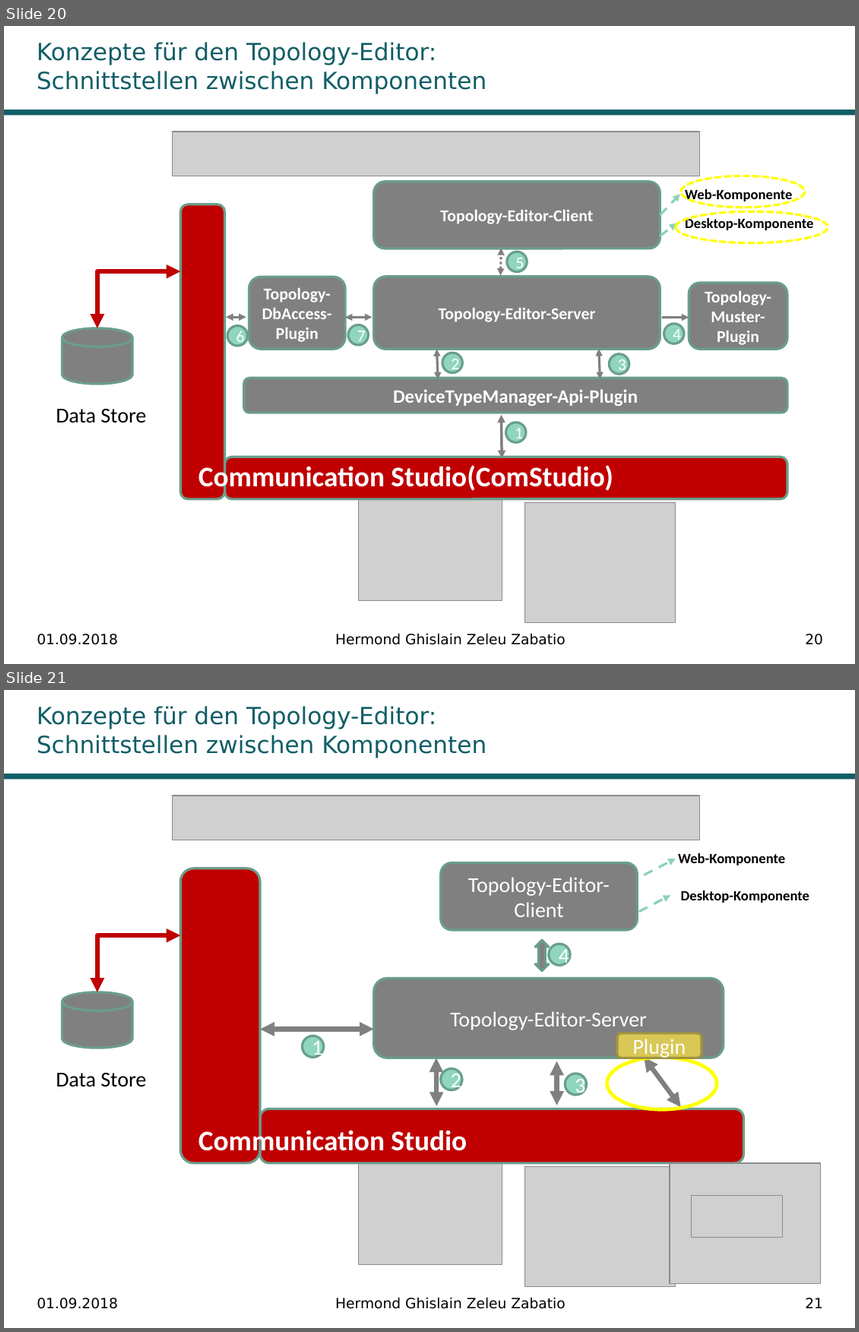
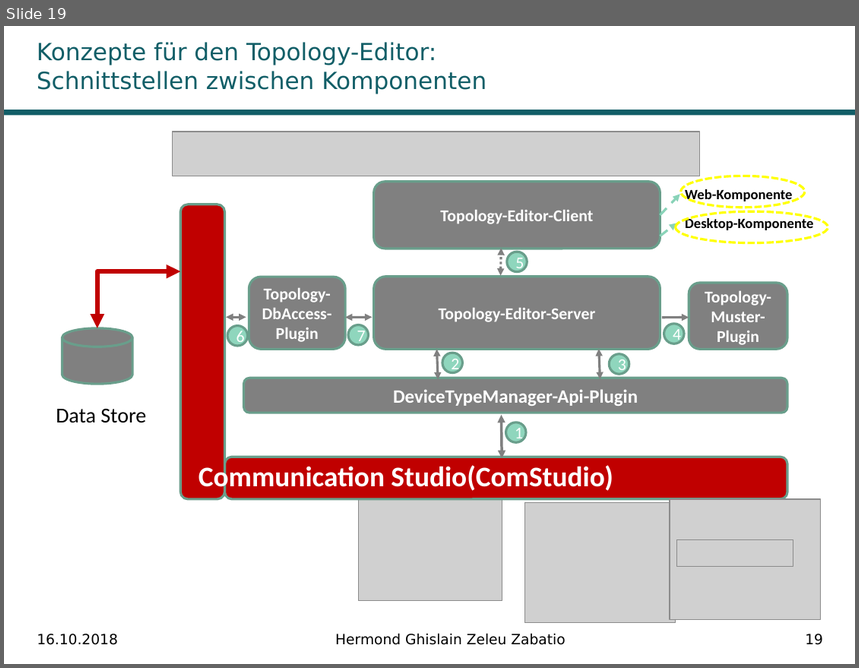
Before and after one commit to Ghislain1/zoe-fb-app, a slide deck: Master-Abschluss.pptx. Shown one above the other, each under a label of ours: slides 20 and 21 before the commit, slide 19 after it. The pictures are 859x1332 and 859x668 pixels, drawn with LibreOffice and Linux fonts; fonts in the diff are those of the drawing; grey boxes stand for pictures; background and template pictures are left out. Boxes give left, top, right and bottom in pixels: in the first picture for what was removed or moved away, otherwise in the second. Text is boxed around its words. In the diff, an @@ line names an element or a change of style, - is before the commit and + after.

```diff
--- a/Master-Abschluss.pptx
+++ b/Master-Abschluss.pptx
@@ slide 21 removed at (x1=4, y1=690, x2=855, y2=1328), background #FFFFFF; not listed: 1 template element that a slide beside it also shows @@
@@ title removed at (x1=37, y1=706, x2=487, y2=758) @@
-Konzepte für den Topology-Editor: Schnittstellen zwischen Komponenten
@@ picture removed at (x1=173, y1=796, x2=700, y2=840) @@
@@ rounded rectangle removed at (x1=180, y1=869, x2=260, y2=1163) @@
@@ rounded rectangle removed at (x1=441, y1=863, x2=637, y2=930) @@
-Topology-Editor-Client
@@ arrow removed from (644, 875) to (676, 859) @@
@@ text removed at (x1=678, y1=853, x2=785, y2=866) @@
-Web-Komponente
@@ text removed at (x1=681, y1=891, x2=810, y2=903) @@
-Desktop-Komponente
@@ arrow removed from (639, 911) to (671, 895) @@
@@ elbow double arrow removed from (97, 992) to (180, 936) @@
@@ up down arrow removed at (x1=535, y1=940, x2=549, y2=971) @@
@@ ellipse removed at (x1=549, y1=944, x2=570, y2=965) @@
-4
@@ rounded rectangle removed at (x1=374, y1=979, x2=724, y2=1059) @@
-Topology-Editor-Server
@@ cylinder removed at (x1=62, y1=992, x2=132, y2=1047) @@
@@ double arrow removed from (260, 1030) to (374, 1030) @@
@@ ellipse removed at (x1=302, y1=1037, x2=323, y2=1058) @@
-1
@@ rounded rectangle removed at (x1=617, y1=1034, x2=701, y2=1059) @@
-Plugin
@@ text removed at (x1=56, y1=1073, x2=146, y2=1087) @@
-Data Store
@@ double arrow removed from (436, 1106) to (436, 1058) @@
@@ ellipse removed at (x1=441, y1=1068, x2=462, y2=1090) @@
-2
@@ double arrow removed from (557, 1106) to (557, 1061) @@
@@ ellipse removed at (x1=565, y1=1074, x2=586, y2=1095) @@
-3
@@ ellipse removed at (x1=607, y1=1058, x2=718, y2=1110) @@
@@ double arrow removed from (680, 1107) to (644, 1058) @@
@@ rounded rectangle removed at (x1=260, y1=1109, x2=743, y2=1163) @@
@@ text removed at (x1=199, y1=1127, x2=467, y2=1158) @@
-Communication Studio
@@ picture removed at (x1=358, y1=1157, x2=502, y2=1265) @@
@@ picture removed at (x1=525, y1=1167, x2=676, y2=1287) @@
@@ picture removed at (x1=670, y1=1163, x2=820, y2=1284) @@
@@ picture removed at (x1=691, y1=1195, x2=782, y2=1237) @@
@@ text removed at (x1=37, y1=1298, x2=118, y2=1309) @@
-01.09.2018
@@ text removed at (x1=335, y1=1297, x2=565, y2=1309) @@
-Hermond Ghislain Zeleu Zabatio
@@ page number removed at (x1=805, y1=1298, x2=823, y2=1309) @@
-21
@@ what was slide 20 is now slide 19 @@
@@ slide 19 changed as well @@
@@ picture added at (x1=670, y1=499, x2=820, y2=620) @@
@@ picture added at (x1=677, y1=540, x2=793, y2=566) @@
@@ text at (x1=37, y1=634, x2=118, y2=645): text changed @@
-01.09.2018
+16.10.2018
@@ page number at (x1=805, y1=634, x2=823, y2=645): text changed @@
-20
+19
```
Also in this commit, not shown: 28 other slides changed, 1 other slide removed, 6 other files.
